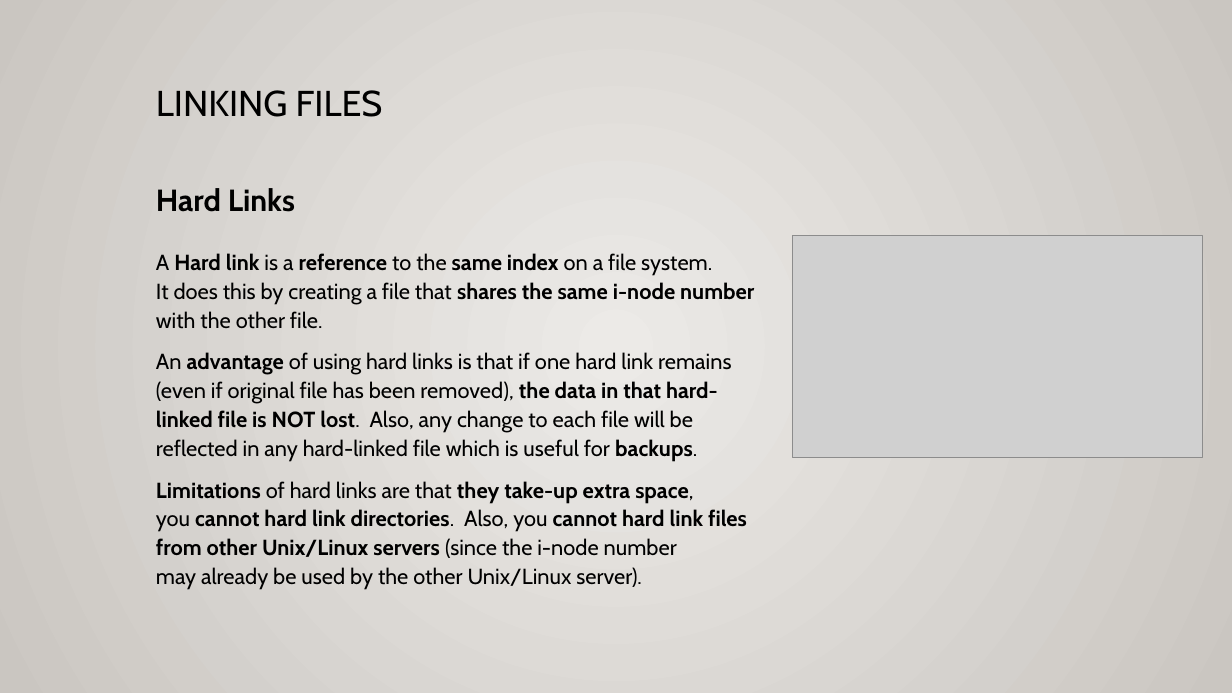
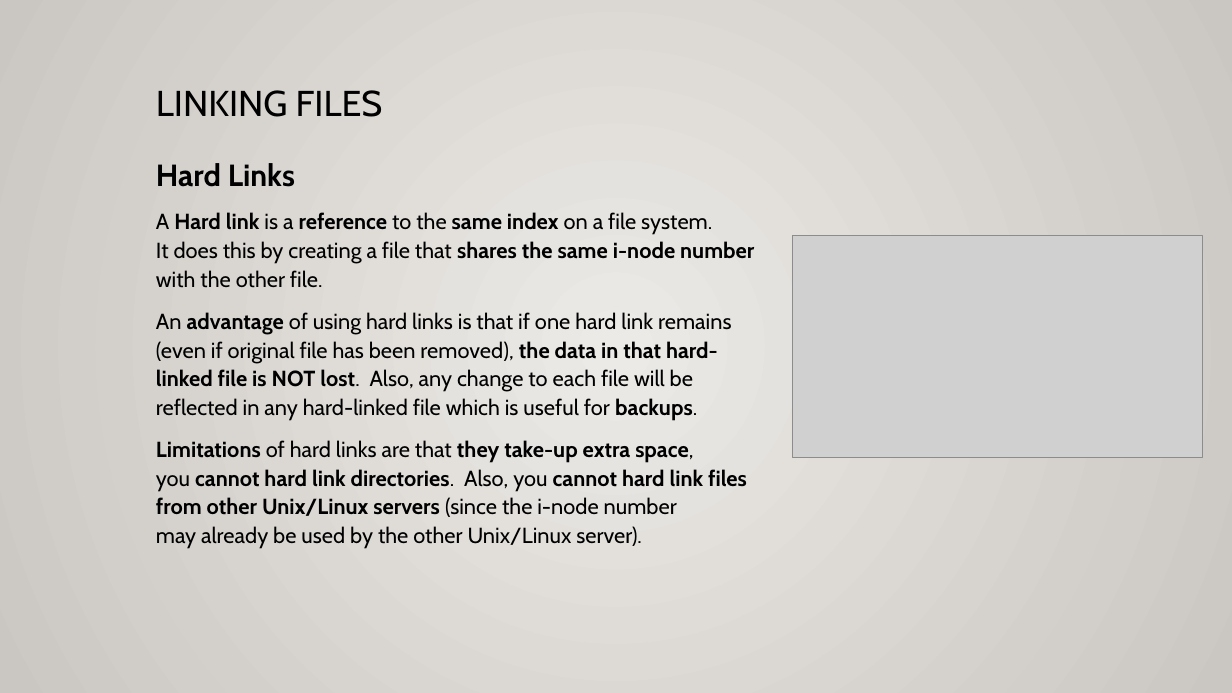
Before and after one commit to ULI101/slides, a slide deck: slide 4 of ULI101-8.1.pptx. Drawn at 1232x693 pixels with LibreOffice and Linux fonts; fonts in the diff are those of the drawing; grey boxes stand for pictures. Boxes give left, top, right and bottom in pixels: in the first picture for what was removed or moved away, otherwise in the second. Text is boxed around its words. In the diff, an @@ line names an element or a change of style, - is before the commit and + after.

```diff
--- a/ULI101-8.1.pptx
+++ b/ULI101-8.1.pptx
@@ text "Hard Links": place and size @@
-text "Hard Links" at [156, 188, 754, 590]
+text "Hard Links" at [156, 163, 754, 549]
@@ text at [156, 163, 754, 288]: text changed @@
-Hard Links
-A Hard link is a reference to the same index on a file system.
-It does this by creating a file that shares the same i-node number with the other file.
+Hard Links
+A Hard link is a reference to the same index on a file system.
+It does this by creating a file that shares the same i-node number with the other file.
```
Also in this commit, not shown: 7 other slides changed, 1 slide added.
